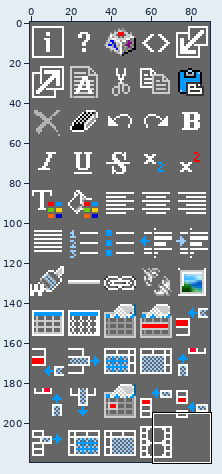
Sprite sheet -- fudge/wysiwyg/images/toolbar.png. Above, an overview of the earlier version with the close-up marked.
Close-up. First the earlier version:
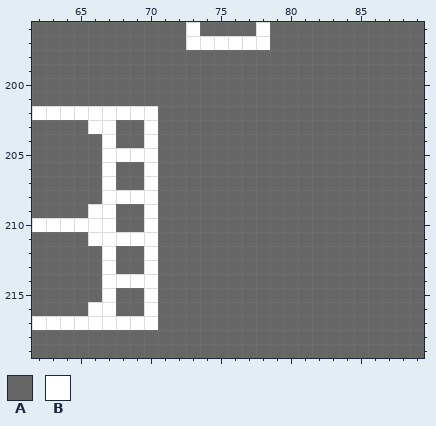
The file is 90x220 pixels. Colours within 5 levels of each other are drawn and written as one. Shown: x 62..89, y 196..219.
Palette (. is transparent): A #666666  B #ffffff
Pixels before, first column x 62:
196 AAAAAAAAAAABAAAABAAAAAAAAAAA
197 AAAAAAAAAAABBBBBBAAAAAAAAAAA
198 AAAAAAAAAAAAAAAAAAAAAAAAAAAA
199 AAAAAAAAAAAAAAAAAAAAAAAAAAAA
200 AAAAAAAAAAAAAAAAAAAAAAAAAAAA
201 AAAAAAAAAAAAAAAAAAAAAAAAAAAA
202 BBBBBBBBBAAAAAAAAAAAAAAAAAAA
203 AAAABBAABAAAAAAAAAAAAAAAAAAA
204 AAAAABAABAAAAAAAAAAAAAAAAAAA
205 AAAAABBBBAAAAAAAAAAAAAAAAAAA
206 AAAAABAABAAAAAAAAAAAAAAAAAAA
207 AAAAABAABAAAAAAAAAAAAAAAAAAA
208 AAAAABBBBAAAAAAAAAAAAAAAAAAA
209 AAAABBAABAAAAAAAAAAAAAAAAAAA
210 BBBBBBAABAAAAAAAAAAAAAAAAAAA
211 AAAABBBBBAAAAAAAAAAAAAAAAAAA
212 AAAAABAABAAAAAAAAAAAAAAAAAAA
213 AAAAABAABAAAAAAAAAAAAAAAAAAA
214 AAAAABBBBAAAAAAAAAAAAAAAAAAA
215 AAAAABAABAAAAAAAAAAAAAAAAAAA
216 AAAABBAABAAAAAAAAAAAAAAAAAAA
217 BBBBBBBBBAAAAAAAAAAAAAAAAAAA
218 AAAAAAAAAAAAAAAAAAAAAAAAAAAA
219 AAAAAAAAAAAAAAAAAAAAAAAAAAAA
After:
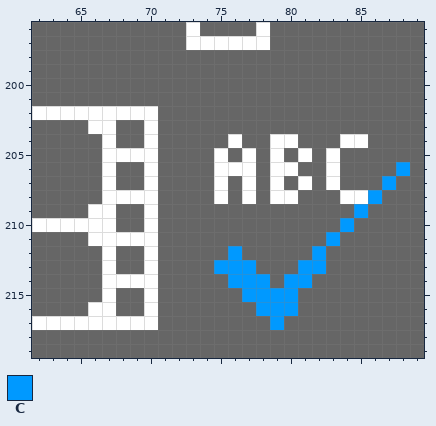
Colours new in this view: C #0099ff
Difference:
Colour A gives way to colour B in row 204 at x 76, 79 to 80 and 84 to 85; in row 205 at x 75, 77, 79, 81 and 83; in row 206 at x 75 to 77, 79 to 80 and 83; in row 207 at x 75, 77, 79, 81 and 83; in row 208 at x 75, 77, 79 to 80 and 84 to 85.
Colour A gives way to colour C in row 206 at x 88; in row 207 at x 87; in row 208 at x 86; in row 209 at x 85; in row 210 at x 84; in row 211 at x 83.
Colour A gives way to colour C in row 212 at x 76 and 82; in row 213 at x 75 to 77 and 81 to 82; in row 214 at x 76 to 78 and 80 to 81; in row 215 at x 77 to 80; in row 216 at x 78 to 80; in row 217 at x 79.
Pixel boxes of the changes (left, top, right, bottom) in both close-ups:
changed: (214, 134, 410, 330)
